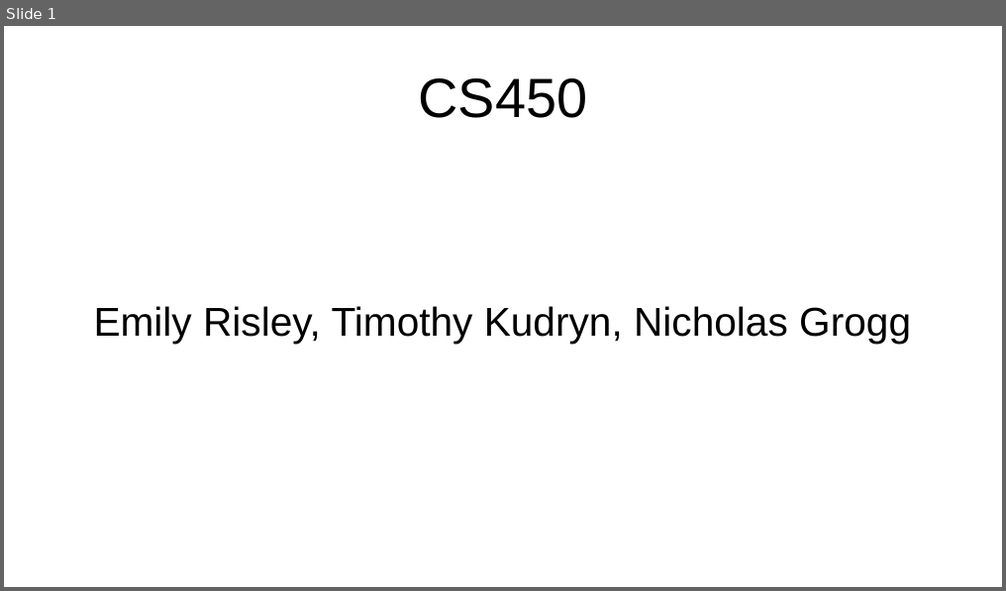
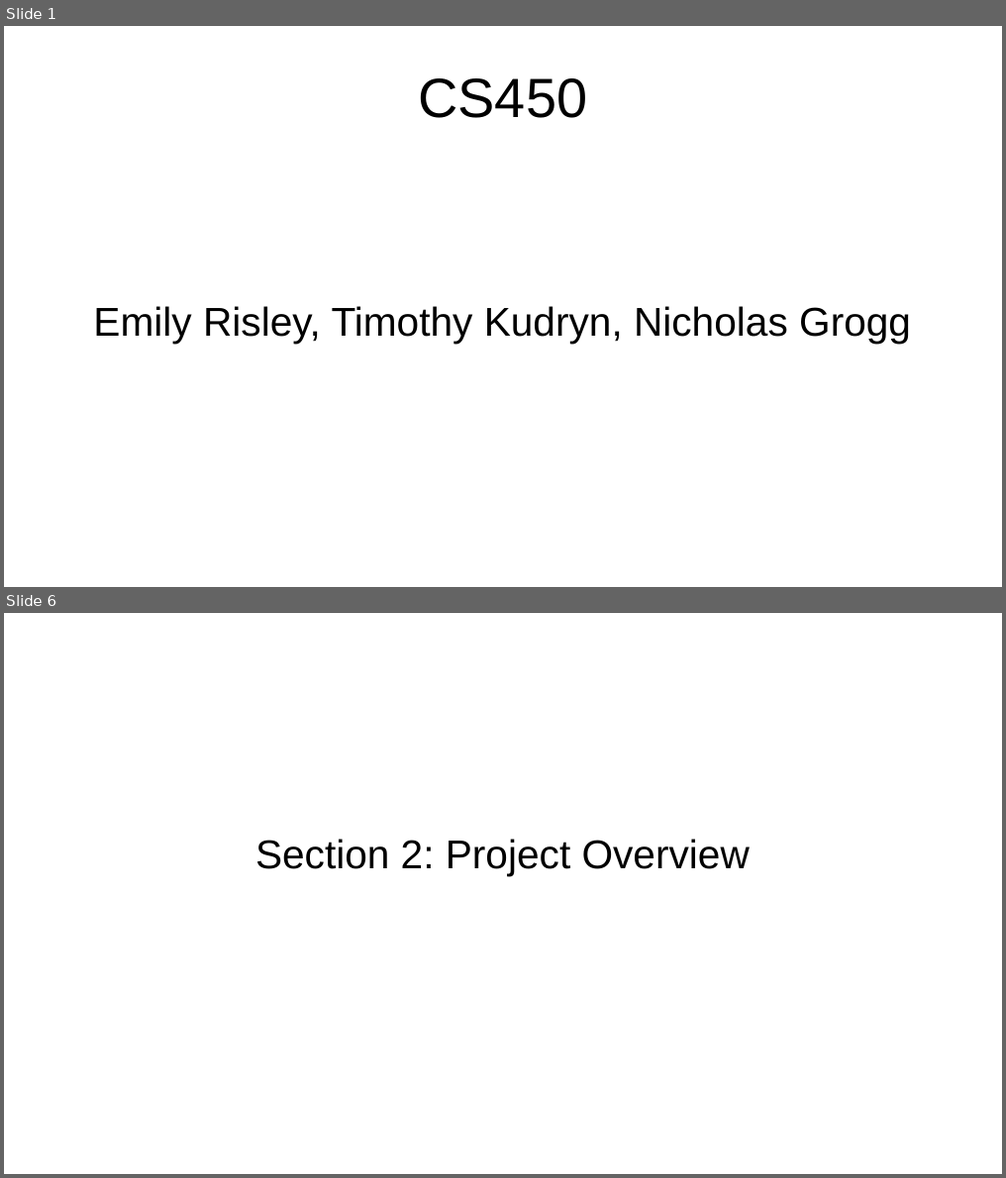
Before and after one commit to tkudryn/cs450-final, a slide deck: final/presentation.pptx. Shown one above the other, each under a label of ours: slide 1 before the commit, slides 1 and 6 after it; the slides between them are not shown. The pictures are 1006x591 and 1006x1178 pixels, drawn with LibreOffice and Linux fonts; fonts in the diff are those of the drawing. Boxes give left, top, right and bottom in pixels: in the first picture for what was removed or moved away, otherwise in the second. Text is boxed around its words. In the diff, an @@ line names an element or a change of style, - is before the commit and + after.

Commit message:
Filled out NG section of powerpoint

```diff
--- a/final/presentation.pptx
+++ b/final/presentation.pptx
@@ slide 6 added at bbox=[4, 613, 1002, 1174], background #FFFFFF @@
@@ text added at bbox=[255, 839, 749, 875], 32 pt, text #000000 @@
+Section 2: Project Overview
```
Also in this commit, not shown: 10 other slides added.
